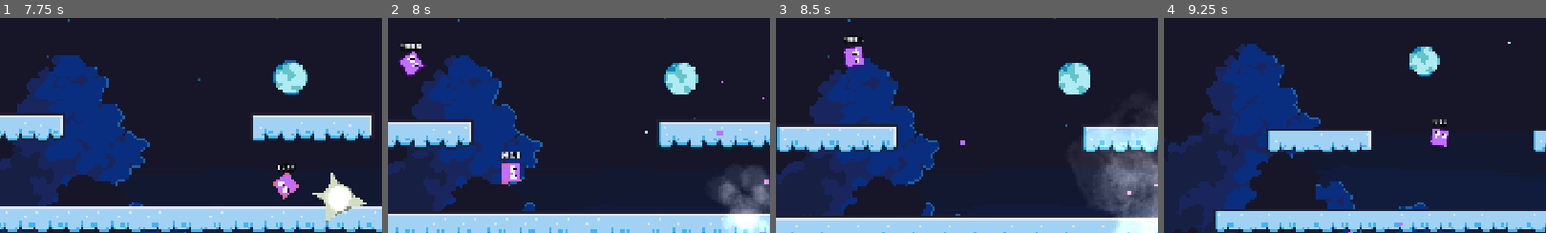
Above: before the commit, frames 1-4 (left to right).
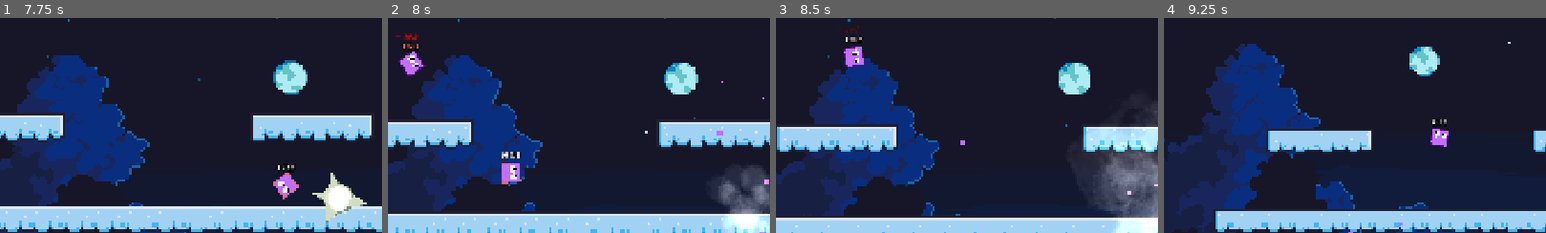
Above: after the commit, the same moments.

Repository: BoppleOpple/beat-the-clock
Game: Godot game, scene res://ui/main_menu/main_menu.tscn
Two runs of this game, one before a commit and one after it. Both use one fixed random seed, a clock stepped at 60 frames per second and the inputs below.
Inputs (mouse positions are % of the whole screen's width and height, from its top left):
- Up to frame 1 (7.75 s): click "Play" at 0.5 s; move the mouse to (31, 42) at 1.27 s; hold D (gameplay_right) 1.28-2.03 s; click (31, 42) at 1.35 s; tap Space (gameplay_jump) at 1.52, 2.27, 3.77, 4.52, 5.27, 6.77, 7.52 s; move the mouse to (65, 47) at 2.02 s; hold S (gameplay_down) 2.03-2.78 s; tap Middle mouse button (gameplay_ability_middle) at 2.1, 4.35, 6.6 s; click (65, 47) at 2.17 s; move the mouse to (60, 28) at 2.77 s; hold D (gameplay_right) 2.78-3.53 s; right-click (60, 28) at 2.85 s; move the mouse to (45, 70) at 3.52 s; hold W (gameplay_up) 3.53-4.28 s; click (45, 70) at 3.6 s; move the mouse to (80, 65) at 4.27 s; hold A (gameplay_left) 4.28-5.78 s; move the mouse to (20, 35) at 5.02 s; right-click (20, 35) at 5.1 s; move the mouse to (55, 50) at 5.77 s; hold S (gameplay_down) 5.78-6.53 s; click (55, 50) at 5.85 s; move the mouse to (35, 25) at 6.52 s; hold D (gameplay_right) 6.53-7.28 s; move the mouse to (72, 45) at 7.27 s; hold W (gameplay_up) from 7.28 s (still down); right-click (72, 45) at 7.35 s
- Up to frame 2 (8 s): keep holding W (gameplay_up)
- Up to frame 3 (8.5 s): move the mouse to (30, 55) at 8.02 s; release W (gameplay_up) at 8.03 s; hold D (gameplay_right) from 8.03 s (still down); click (30, 55) at 8.1 s; tap Space (gameplay_jump) at 8.27 s
- Up to frame 4 (9.25 s): move the mouse to (60, 28) at 8.77 s; release D (gameplay_right) at 8.78 s; hold S (gameplay_down) from 8.78 s (still down); tap Middle mouse button (gameplay_ability_middle) at 8.85 s
The pictures show only the part of the screen within x 25-75%, y 19-69%; the shares and areas given below are measured in that part.

Frame 1 is identical in both runs. In frame 2, 0.2% of the frame differs, in the area x 2-9%, y 7-15%; in frame 3, 0.1%; in frame 4, less than 0.1%.

Commit message:
feat: implement kill tracing and time modification

Diff:
--- a/actors/actor_base.gd
+++ b/actors/actor_base.gd
@@ -37,6 +37,11 @@
 const PARRY_PARTICLE_DISTANCE: float = 25
 
 const HITSTUN_DURATION: float = 0.8
+
+const DEATH_TIME_MOD: float = -30.0
+const KILL_TIME_MOD: float = 30.0
+
+const KILL_EXPIRATION_TIME: float = 2.5
 
 ###########
 # CLASSES #
@@ -79,20 +84,28 @@
 var throw_sfx = preload("res://assets/audio/abilities/throw.mp3")
 var death_sfx = preload("res://assets/audio/entity/death.mp3")
 
-var motion_cause: Node2D = self
+var motion_cause: ActorBase = self
 
 ###########
 # METHODS #
 ###########
 
 func _ready() -> void:
-	self.motion_cause = self
+	_set_motion_cause(self)
 	$Timers/PlayerClock.start(GameManager.PLAYER_MAX_TIME / 2)
+
+func reset() -> void:
+	_set_motion_cause(self)
+	$CollisionShape2D.disabled = false
+	self.sleeping = false
+	self.should_free = false
+	self.is_on_ground = false
+	self.is_mid_jump = false
 
 func _process(_delta: float):
 	# handle timers
-	$Timers/VisualTimer/TimerLabel.text = str(snapped($Timers/PlayerClock.time_left, 0.1))
-	$Timers/VisualTimer/TimerLabel.set_position(self.get_position() + PLAYER_TIMER_OFFSET)
+	$Visual/VisualTimer/TimerLabel.text = str(snapped($Timers/PlayerClock.time_left, 0.1))
+	$Visual/VisualTimer/TimerLabel.set_position(self.get_position() + PLAYER_TIMER_OFFSET)
 	GameManager.player.ability_1_cooldown = $Timers/LeftAbilityTimer.time_left
 	GameManager.player.ability_2_cooldown = $Timers/MiddleAbilityTimer.time_left
 	GameManager.player.ability_3_cooldown = $Timers/RightAbilityTimer.time_left
@@ -190,6 +203,9 @@
 func _perform_dash() -> void:
 	self.linear_velocity = Vector2()
 	self.set_axis_velocity(get_aim_direction() * DASH_VELOCITY_SCALE)
+
+	_set_motion_cause(self)
+
 	var playback = ability_player.get_stream_playback() as AudioStreamPlaybackPolyphonic
 	if playback:
 		playback.play_stream(dash_sfx, 0.0, 0.0, randf_range(0.8,1.3))
@@ -200,7 +216,7 @@
 
 	vel += self.linear_velocity
 
-	emit_signal("throw_grenade", pos, vel)
+	emit_signal("throw_grenade", self, pos, vel)
 	var playback = ability_player.get_stream_playback() as AudioStreamPlaybackPolyphonic
 	if playback:
 		playback.play_stream(throw_sfx, 0.0, -22.0, randf_range(2.3,2.7))
@@ -226,8 +242,18 @@
 	if playback:
 		playback.play_stream(sword_sfx, 0.0, -12.0, randf_range(0.6,2.4))
 
+func _set_motion_cause(source: Node2D):
+	if source != self:
+		$Timers/KillExpirationTimer.start(KILL_EXPIRATION_TIME)
+
+	if source is ActorBase:
+		self.motion_cause = source
+	elif source is Grenade:
+		self.motion_cause = source.owning_actor
+
 func handle_knockback(impulse: Vector2, source: Node2D) -> void:
 	if $Timers/ParryTimer.time_left == 0:
+		_set_motion_cause(source)
 		$Timers/HitstunTimer.start(HITSTUN_DURATION)
 		self.apply_central_impulse(impulse)
 	else:
@@ -240,7 +266,8 @@
 		if playback:
 			playback.play_stream(parry_sfx, 0.0, -12.0, randf_range(0.6,1.4))
 
-func kill(force: bool = false):
+func kill(force: bool = false, respawn: bool = true):
+
 	# TODO add preventable death maybe
 	if force or true:
 		$DeathParticles.amount = clamp(int(self.linear_velocity.length() / 25), 4, 100)
@@ -256,27 +283,43 @@
 		var playback = ability_player.get_stream_playback() as AudioStreamPlaybackPolyphonic
 		if playback:
 			playback.play_stream(death_sfx, 0.0, -12.0, randf_range(2.3,3.0))
-		self._on_kill()
-
-func _on_kill() -> void:
+
+		self._handle_mod_timer(DEATH_TIME_MOD)
+
+		if motion_cause != self:
+			if is_instance_valid(motion_cause):
+				motion_cause._handle_mod_timer(KILL_TIME_MOD)
+
+		_set_motion_cause(self)
+
+		if respawn:
+			self._respawn()
+		else:
+			self._die_and_free()
+
+func _respawn() -> void:
+	emit_signal("respawn", self)
+
+func _die_and_free() -> void:
 	$CollisionShape2D.disabled = true
 	self.sleeping = true
 	self.should_free = true
+	$Visual.visible = false
 
 func _handle_mod_timer(time: float) -> void:
 	var label = Label.new()
-	$Timers/VisualTimer/TimerLabel/ModTime.add_child(label)
-	$Timers/VisualTimer/TimerLabel/ModTime.move_child(label,0)
+	$Visual/VisualTimer/TimerLabel/ModTime.add_child(label)
+	$Visual/VisualTimer/TimerLabel/ModTime.move_child(label,0)
 	var opacity_tween = create_tween()
 	var timer_tween = create_tween()
 	if time > 0.0:
 		label.label_settings = load("res://assets/fonts/Default_add.tres")
 		label.text = "+ " + str(time)
-		$Timers/VisualTimer/TimerLabel.modulate = Color.GREEN
+		$Visual/VisualTimer/TimerLabel.modulate = Color.GREEN
 	elif time < 0.0:
 		label.label_settings = load("res://assets/fonts/Default_remove.tres")
 		label.text = "- " + str(abs(time))
-		$Timers/VisualTimer/TimerLabel.modulate = Color.RED
+		$Visual/VisualTimer/TimerLabel.modulate = Color.RED
 	else:
 		return
 	if ($Timers/PlayerClock.time_left + time) >= 0.0:
@@ -285,8 +328,8 @@
 		$Timers/PlayerClock.start(0.001)
 	if $Timers/PlayerClock.time_left >= GameManager.PLAYER_MAX_TIME:
 		$Timers/PlayerClock.start(GameManager.PLAYER_MAX_TIME)
-		$Timers/VisualTimer/TimerLabel.modulate = Color.ROYAL_BLUE
-	timer_tween.tween_property($Timers/VisualTimer/TimerLabel, "modulate", Color.WHITE, 0.5)
+		$Visual/VisualTimer/TimerLabel.modulate = Color.ROYAL_BLUE
+	timer_tween.tween_property($Visual/VisualTimer/TimerLabel, "modulate", Color.WHITE, 0.5)
 	opacity_tween.tween_property(label, "modulate:a", 0.0, 1.0)
 	opacity_tween.tween_callback(label.queue_free)
 
@@ -344,17 +387,23 @@
 				body.apply_central_impulse(knockback_impulse)
 
 		if body.has_method("when_slashed"):
-			body.when_slashed()
+			body.when_slashed(self)
 
 func _on_player_clock_timeout() -> void:
-	kill(true)
+	kill(true, false)
 
 func _on_death_particles_finished() -> void:
 	if should_free:
 		self.queue_free()
 
+func _on_kill_expiration_timer_timeout() -> void:
+	_set_motion_cause(self)
+
+
 ####################
 # OUTGOING SIGNALS #
 ####################
 
-signal throw_grenade(position: Vector2, velocity: Vector2)
+signal throw_grenade(player: ActorBase, position: Vector2, velocity: Vector2)
+
+signal respawn(actor: ActorBase)
--- a/actors/actor_base.tscn
+++ b/actors/actor_base.tscn
@@ -55,13 +55,13 @@
 radius = 43.82058
 height = 118.982315
 
-[sub_resource type="RectangleShape2D" id="RectangleShape2D_3eufj"]
-size = Vector2(42, 42)
-
 [sub_resource type="LabelSettings" id="LabelSettings_1lwnq"]
 font = ExtResource("12_3f5id")
 outline_size = 8
 outline_color = Color(0, 0, 0, 1)
+
+[sub_resource type="RectangleShape2D" id="RectangleShape2D_3eufj"]
+size = Vector2(42, 42)
 
 [sub_resource type="CanvasItemMaterial" id="CanvasItemMaterial_3eufj"]
 particles_animation = true
@@ -158,54 +158,11 @@
 rotation = -0.45400715
 shape = SubResource("CapsuleShape2D_ikrvj")
 
-[node name="JumpCollisionNearby" type="Area2D" parent="." unique_id=282012949]
-
-[node name="Halo" type="CollisionShape2D" parent="JumpCollisionNearby" unique_id=218099469]
-shape = SubResource("RectangleShape2D_3eufj")
-
-[node name="Timers" type="Node2D" parent="." unique_id=1078520662]
-
-[node name="LeftAbilityTimer" type="Timer" parent="Timers" unique_id=1406747833]
-process_callback = 0
-one_shot = true
-
-[node name="MiddleAbilityTimer" type="Timer" parent="Timers" unique_id=489502933]
-process_callback = 0
-one_shot = true
-
-[node name="RightAbilityTimer" type="Timer" parent="Timers" unique_id=1947241228]
-process_callback = 0
-one_shot = true
-
-[node name="ComboAbilityTimer" type="Timer" parent="Timers" unique_id=924932122]
-process_callback = 0
-one_shot = true
-
-[node name="PlayerClock" type="Timer" parent="Timers" unique_id=685296912]
-process_callback = 0
-one_shot = true
-
-[node name="CoyoteTimer" type="Timer" parent="Timers" unique_id=682038947]
-process_callback = 0
-one_shot = true
-
-[node name="SlashStartupDelay" type="Timer" parent="Timers" unique_id=1068765181]
-wait_time = 0.25
-one_shot = true
-
-[node name="ParryTimer" type="Timer" parent="Timers" unique_id=370265111]
-process_callback = 0
-one_shot = true
-
-[node name="HitstunTimer" type="Timer" parent="Timers" unique_id=165685142]
-process_callback = 0
-one_shot = true
-
-[node name="VisualTimer" type="CanvasGroup" parent="Timers" unique_id=645785647]
+[node name="VisualTimer" type="CanvasGroup" parent="Visual" unique_id=645785647]
 top_level = true
 position = Vector2(0, -23)
 
-[node name="TimerLabel" type="Label" parent="Timers/VisualTimer" unique_id=1571675406]
+[node name="TimerLabel" type="Label" parent="Visual/VisualTimer" unique_id=1571675406]
 custom_minimum_size = Vector2(60, 20)
 offset_left = -30.0
 offset_top = -23.0
@@ -215,7 +172,7 @@
 horizontal_alignment = 1
 vertical_alignment = 1
 
-[node name="ModTime" type="VBoxContainer" parent="Timers/VisualTimer/TimerLabel" unique_id=1395568873]
+[node name="ModTime" type="VBoxContainer" parent="Visual/VisualTimer/TimerLabel" unique_id=1395568873]
 layout_mode = 1
 anchors_preset = 7
 anchor_left = 0.5
@@ -229,6 +186,51 @@
 grow_horizontal = 2
 grow_vertical = 0
 alignment = 2
+
+[node name="JumpCollisionNearby" type="Area2D" parent="." unique_id=282012949]
+
+[node name="Halo" type="CollisionShape2D" parent="JumpCollisionNearby" unique_id=218099469]
+shape = SubResource("RectangleShape2D_3eufj")
+
+[node name="Timers" type="Node2D" parent="." unique_id=1078520662]
+
+[node name="LeftAbilityTimer" type="Timer" parent="Timers" unique_id=1406747833]
+process_callback = 0
+one_shot = true
+
+[node name="MiddleAbilityTimer" type="Timer" parent="Timers" unique_id=489502933]
+process_callback = 0
+one_shot = true
+
+[node name="RightAbilityTimer" type="Timer" parent="Timers" unique_id=1947241228]
+process_callback = 0
+one_shot = true
+
+[node name="ComboAbilityTimer" type="Timer" parent="Timers" unique_id=924932122]
+process_callback = 0
+one_shot = true
+
+[node name="PlayerClock" type="Timer" parent="Timers" unique_id=685296912]
+process_callback = 0
+one_shot = true
+
+[node name="CoyoteTimer" type="Timer" parent="Timers" unique_id=682038947]
+process_callback = 0
+one_shot = true
+
+[node name="SlashStartupDelay" type="Timer" parent="Timers" unique_id=1068765181]
+wait_time = 0.25
+one_shot = true
+
+[node name="ParryTimer" type="Timer" parent="Timers" unique_id=370265111]
+process_callback = 0
+one_shot = true
+
+[node name="HitstunTimer" type="Timer" parent="Timers" unique_id=165685142]
+process_callback = 0
+one_shot = true
+
+[node name="KillExpirationTimer" type="Timer" parent="Timers" unique_id=29942266]
 
 [node name="ParryParticles" type="CPUParticles2D" parent="." unique_id=13434136]
 material = SubResource("CanvasItemMaterial_3eufj")
@@ -291,5 +293,6 @@
 [connection signal="timeout" from="Timers/PlayerClock" to="." method="_on_player_clock_timeout"]
 [connection signal="timeout" from="Timers/CoyoteTimer" to="." method="_on_coyote_timer_timeout"]
 [connection signal="timeout" from="Timers/SlashStartupDelay" to="." method="_on_slash_startup_delay_timeout"]
+[connection signal="timeout" from="Timers/KillExpirationTimer" to="." method="_on_kill_expiration_timer_timeout"]
 [connection signal="finished" from="DeathParticles" to="." method="_on_death_particles_finished"]
 [connection signal="body_exited" from="Unrotatable/JumpCollisionBelow" to="." method="_on_jump_collision_below_body_exited"]
--- a/actors/objects/grenade.gd
+++ b/actors/objects/grenade.gd
@@ -10,6 +10,8 @@
 
 var is_blastable: bool = true
 var is_slashable: bool = true
+
+var owning_actor: ActorBase = null
 
 @onready var ability_player: AudioStreamPlayer = $SFXPlayer
 var explosion_sfx = preload("res://assets/audio/abilities/explosion.mp3")
@@ -28,7 +30,6 @@
 		var flash_value: float = sin(sin_angle)**2
 
 		$FlashGrenadeSprite.visible = (flash_value > FUSE_FLASH_THRESHOLD)
-
 
 func _on_fuse_timeout() -> void:
 	set_deferred("freeze", true)
@@ -64,6 +65,9 @@
 		else:
 			other.apply_central_impulse(impulse)
 
+func when_slashed(by: ActorBase):
+	self.owning_actor = by
+
 func _on_smoke_finished() -> void:
 	self.queue_free()
 
--- a/main.gd
+++ b/main.gd
@@ -28,13 +28,13 @@
 
 # Called when the node enters the scene tree for the first time.
 func _ready() -> void:
-	_on_player_respawn()
+	var actors: Array[Node] = [$Player]
+	actors += get_tree().get_nodes_in_group("baddies").filter(_is_ActorBase)
 
-	var enemies: Array[Node] = get_tree().get_nodes_in_group("baddies").filter(_is_ActorBase)
-
-	for actor in enemies:
+	for actor in actors:
 		actor.connect("throw_grenade", _on_player_throw_grenade)
-		_move_actor_to_spawn_point(actor)
+		actor.connect("respawn", _on_actor_respawn)
+		_on_actor_respawn(actor)
 
 
 # Called every frame. 'delta' is the elapsed time since the previous frame.
@@ -103,18 +103,19 @@
 # INCOMING SIGNALS #
 ####################
 
-func _on_player_throw_grenade(position: Vector2, velocity: Vector2) -> void:
-	var newGrenade: RigidBody2D = GRENADE_SCENE.instantiate()
-	newGrenade.global_position = position
-	newGrenade.linear_velocity = velocity
-	$Objects.add_child(newGrenade)
+func _on_player_throw_grenade(player: ActorBase, position: Vector2, velocity: Vector2) -> void:
+	var new_grenade: Grenade = GRENADE_SCENE.instantiate()
+	new_grenade.global_position = position
+	new_grenade.linear_velocity = velocity
+	new_grenade.owning_actor = player
+	$Objects.add_child(new_grenade)
 
 
-func _on_player_respawn() -> void:
-	var spawn_points: Array[Node] = $Stage/SpawnPoints.get_children().filter(_is_Node2D)
+func _on_actor_respawn(actor: ActorBase) -> void:
+	if actor is Player:
+		var spawn_points: Array[Node] = $Stage/SpawnPoints.get_children().filter(_is_Node2D)
+		# assign a spawn to the player
+		if not spawn_points.is_empty():
+			player_spawn_point = spawn_points[randi_range(0, spawn_points.size() - 1)]
 
-	# assign a spawn to the player
-	if not spawn_points.is_empty():
-		player_spawn_point = spawn_points[randi_range(0, spawn_points.size() - 1)]
-
-	_move_actor_to_spawn_point($Player)
+	_move_actor_to_spawn_point(actor)
--- a/main.tscn
+++ b/main.tscn
@@ -33,6 +33,3 @@
 
 [node name="EnemyMelee" parent="." unique_id=950486434 instance=ExtResource("6_7mycd")]
 position = Vector2(-317, -186)
-
-[connection signal="respawn" from="Player" to="." method="_on_player_respawn"]
-[connection signal="throw_grenade" from="Player" to="." method="_on_player_throw_grenade"]
--- a/player/player.gd
+++ b/player/player.gd
@@ -15,9 +15,6 @@
 func _ready() -> void:
 	super()
 	GameManager.player_ref = self
-
-func _on_kill() -> void:
-	emit_signal("respawn")
 
 # Called every frame. 'delta' is the elapsed time since the previous frame.
 func _physics_process(delta: float) -> void:
@@ -48,5 +45,3 @@
 	else:
 		Input.mouse_mode = Input.MOUSE_MODE_VISIBLE
 		return (get_global_mouse_position() - self.position).normalized()
-
-signal respawn()
